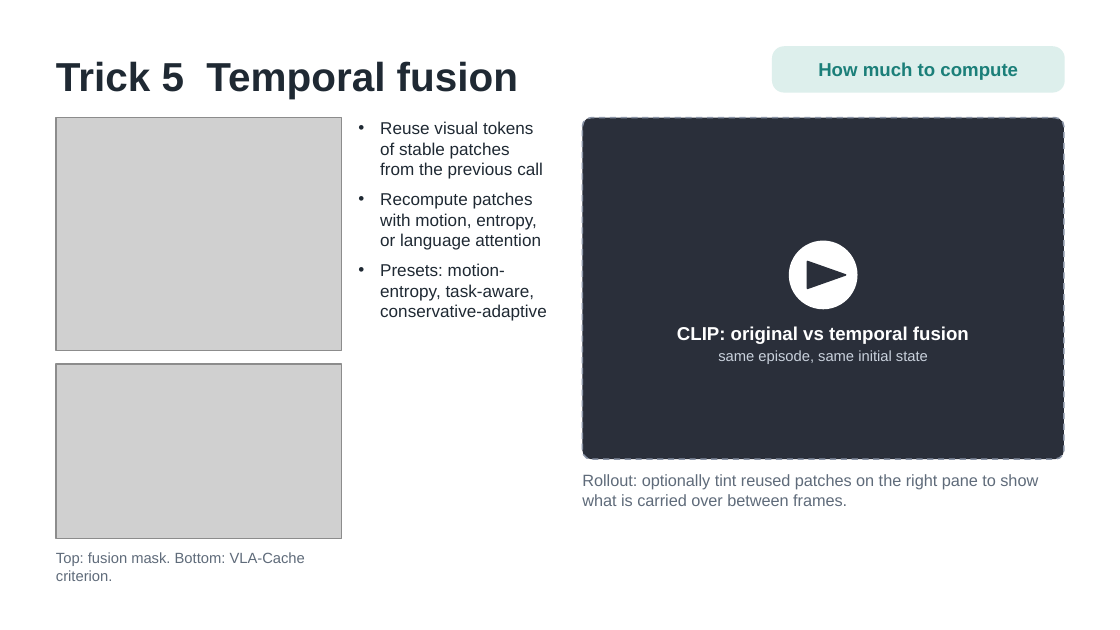
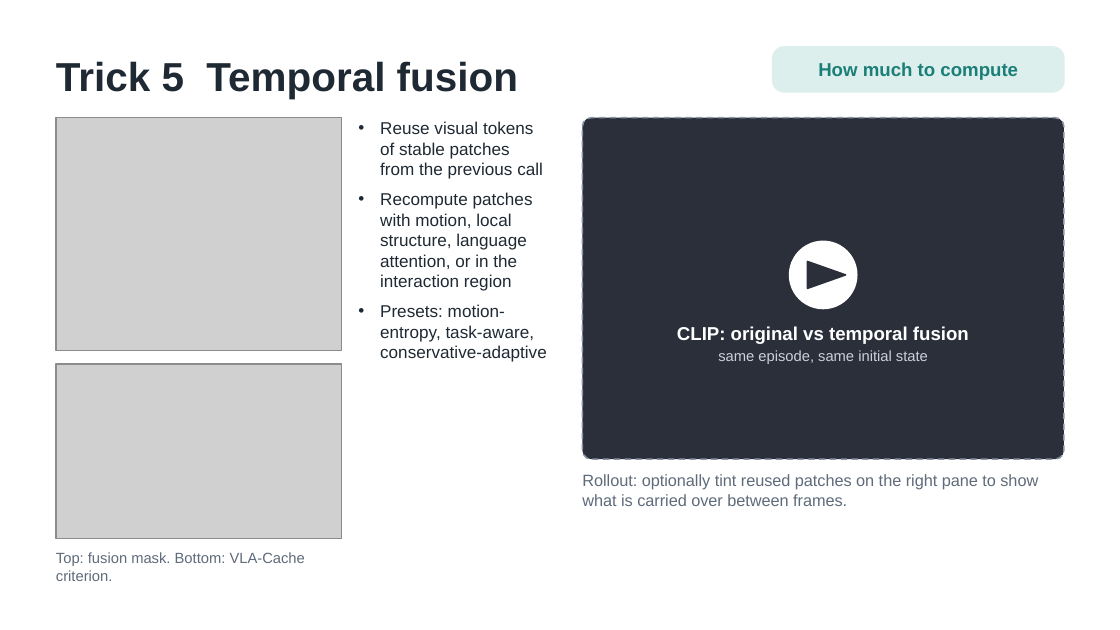
Before and after one commit to trillion-boy/BiVLA, a slide deck: slide 6 of experiments/paper/video/ICRA27_video_v2.pptx. Drawn at 1120x630 pixels with LibreOffice and Linux fonts; fonts in the diff are those of the drawing; grey boxes stand for pictures. Boxes give left, top, right and bottom in pixels: in the first picture for what was removed or moved away, otherwise in the second. Text is boxed around its words. In the diff, an @@ line names an element or a change of style, - is before the commit and + after.

```diff
--- a/experiments/paper/video/ICRA27_video_v2.pptx
+++ b/experiments/paper/video/ICRA27_video_v2.pptx
@@ text at (x1=380, y1=192, x2=533, y2=291): text changed @@
-• Recompute patches with motion, entropy, or language attention
+• Recompute patches with motion, local structure, language attention, or in the interaction region
```
Also in this commit, not shown: 8 other slides changed, 11 other files.
